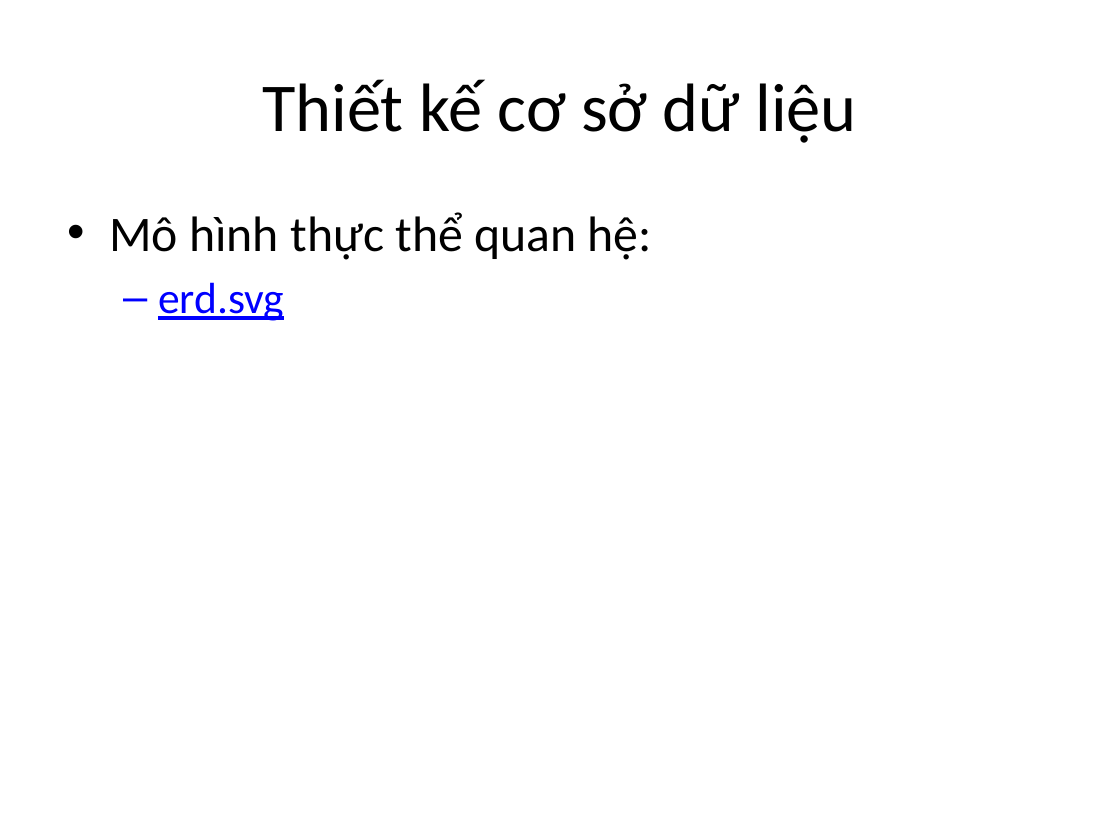
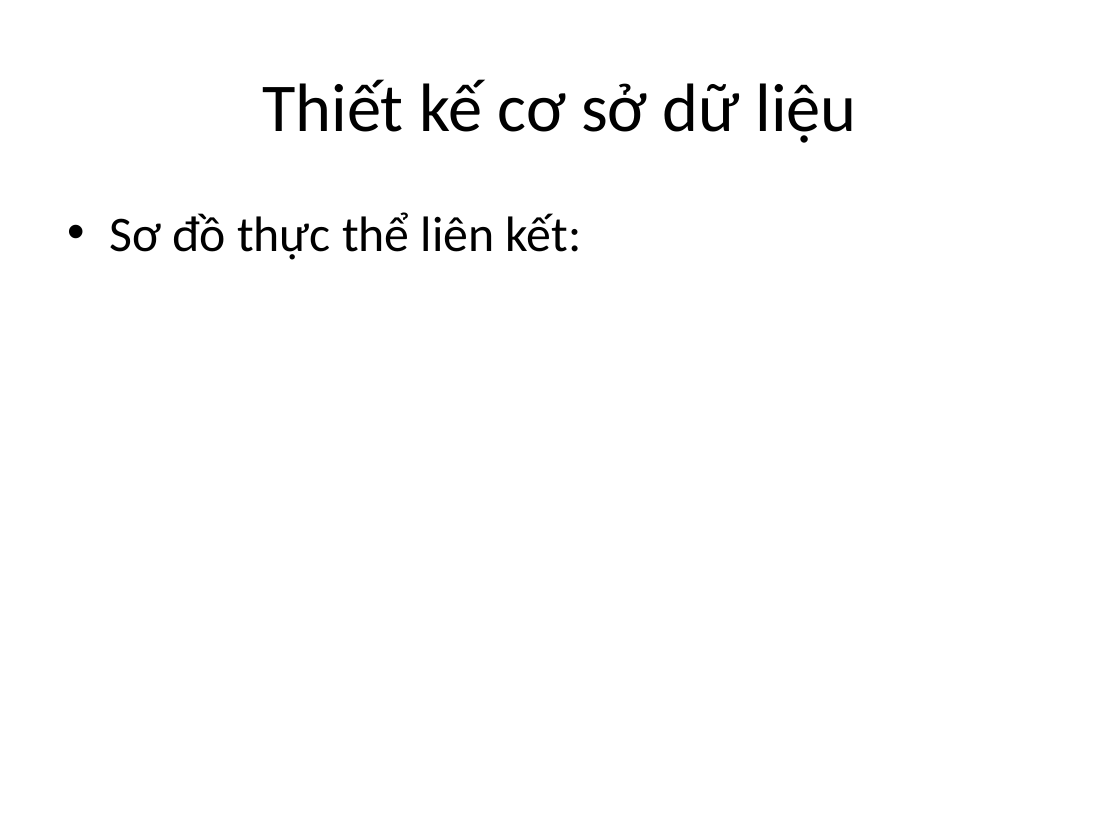
Before and after one commit to manhnd52/HustParkingLot, a slide deck: slide 14 of readme/slide.pptx (slide 7 before the commit). Drawn at 1120x840 pixels with LibreOffice and Linux fonts; fonts in the diff are those of the drawing. Boxes give left, top, right and bottom in pixels: in the first picture for what was removed or moved away, otherwise in the second. Text is boxed around its words. In the diff, an @@ line names an element or a change of style, - is before the commit and + after.

```diff
--- a/readme/slide.pptx
+++ b/readme/slide.pptx
@@ text at [109,212,582,260]: text changed @@
-• Mô hình thực thể quan hệ:
-  – erd.svg
+• Sơ đồ thực thể liên kết:
```
Also in this commit, not shown: 11 other slides changed, 17 slides added, 7 slides removed, 1 other file.
